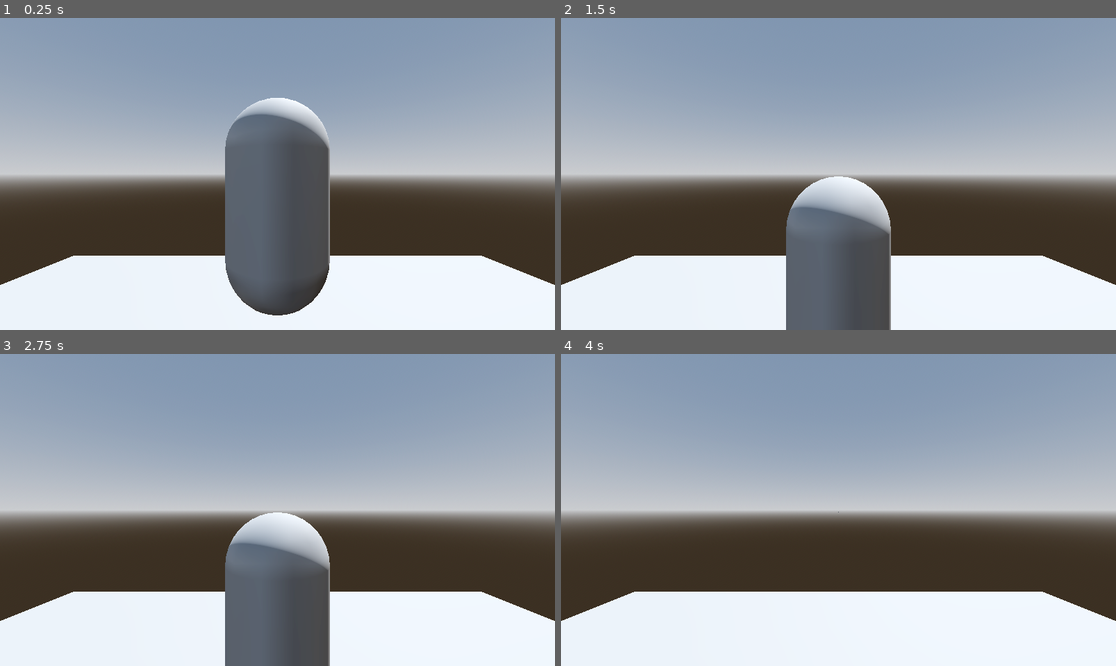
Above: before the commit, frames 1-4 (two rows, left to right).
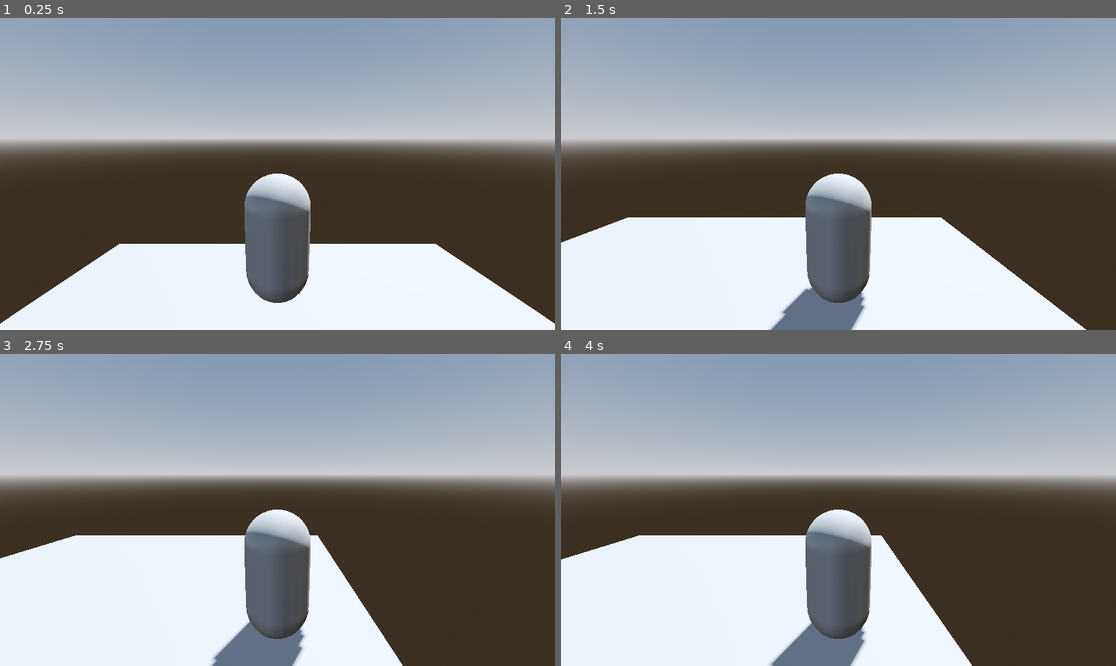
Above: after the commit, the same moments.

Repository: wad908/The-most-boring-3D-platformer-ever
Game: Godot game, scene res://Level.tscn
Same seed, same stepped clock (60 frames per second), same inputs: the game is played once before the commit and once after it. The project has no main scene, so this scene is started directly.
Inputs:
- Up to frame 1 (0.25 s): no input
- Up to frame 2 (1.5 s): hold D (move_right, bound only after the commit) 0.53-1.28 s; hold S (move_back, bound only after the commit) from 1.28 s (still down)
- Up to frame 3 (2.75 s): release S (move_back, bound only after the commit) at 2.03 s; hold D (move_right, bound only after the commit) from 2.03 s (still down)
- Up to frame 4 (4 s): release D (move_right, bound only after the commit) at 2.78 s; hold Up (ui_up) 2.78-3.53 s; tap Enter at 3.5 s; hold A (move_left, bound only after the commit) from 3.53 s (still down)

The runs differ from the first frame. In frame 1, 31% of the frame differs, in the area x 0-100%, y 25-98%; in frame 2, 38%; in frame 3, 43%; in frame 4, 45%, in the area x 0-100%, y 26-100%.

Commit message:
camera
Adding camera controls

Diff:
--- a/the-most-boring-3d-platformer-ever/Level.tscn
+++ b/the-most-boring-3d-platformer-ever/Level.tscn
@@ -30,9 +30,6 @@
 transform = Transform3D(-0.8660254, -0.43301278, 0.25, 0, 0.49999997, 0.86602545, -0.50000006, 0.75, -0.43301266, 0, 0, 0)
 shadow_enabled = true
 
-[node name="Camera3D" type="Camera3D" parent="." unique_id=221954801]
-transform = Transform3D(1, 0, 0, 0, 1, 0, 0, 0, 1, 0, 2, 0)
-
 [node name="MeshInstance3D" type="MeshInstance3D" parent="." unique_id=844489345]
 mesh = SubResource("PlaneMesh_qhyq2")
 
@@ -43,3 +40,5 @@
 
 [node name="Player" parent="." unique_id=529567164 instance=ExtResource("1_bexhn")]
 transform = Transform3D(1, 0, 0, 0, 1, 0, 0, 0, 1, 0, 2, -2)
+top_level = true
+linear_damp = 3.0
--- a/the-most-boring-3d-platformer-ever/player.gd
+++ b/the-most-boring-3d-platformer-ever/player.gd
@@ -3,10 +3,14 @@
 
 # Called when the node enters the scene tree for the first time.
 func _ready() -> void:
-	pass # Replace with function body.
-
+	Input. set_mouse_mode(Input. MOUSE_MODE_CAPTURED)
 
 # Called every frame. 'delta' is the elapsed time since the previous frame.
 func _process(delta: float) -> void:
-	var input = Input.get_action_strength("ui_up")
-	apply_central_impulse(input * Vector3.FORWARD * 1200.0 * delta)
+	var input := Vector3.ZERO
+	input.x = Input.get_axis("move_left", "move_right")
+	input.z = Input.get_axis("move_forward","move_back")
+
+	apply_central_force(input * 1200.0 * delta)
+	if Input. is_action_just_pressed("ui_cancel"):
+		Input. set_mouse_mode(Input. MOUSE_MODE_VISIBLE)
--- a/the-most-boring-3d-platformer-ever/player.tscn
+++ b/the-most-boring-3d-platformer-ever/player.tscn
@@ -16,3 +16,12 @@
 
 [node name="CollisionShape3D" type="CollisionShape3D" parent="." unique_id=1166869124]
 shape = SubResource("ConvexPolygonShape3D_i3pqv")
+
+[node name="TwistPivot" type="Node3D" parent="." unique_id=90396258]
+transform = Transform3D(1, 0, 0, 0, 1, 0, 0, 0, 1, 0, 1, 0)
+
+[node name="PitchPivot" type="Node3D" parent="TwistPivot" unique_id=229333519]
+transform = Transform3D(1, 0, 0, 0, 0.9848077, 0.17364818, 0, -0.17364818, 0.9848077, 0, 0, 0)
+
+[node name="Camera3D" type="Camera3D" parent="TwistPivot/PitchPivot" unique_id=1119763663]
+transform = Transform3D(1, 0, 0, 0, 1, 0, 0, 0, 1, 0, 0, 3)
--- a/the-most-boring-3d-platformer-ever/project.godot
+++ b/the-most-boring-3d-platformer-ever/project.godot
@@ -18,6 +18,29 @@
 
 window/size/mode=2
 
+[input]
+
+move_forward={
+"deadzone": 0.5,
+"events": [Object(InputEventKey,"resource_local_to_scene":false,"resource_name":"","device":-1,"window_id":0,"alt_pressed":false,"shift_pressed":false,"ctrl_pressed":false,"meta_pressed":false,"pressed":false,"keycode":0,"physical_keycode":87,"key_label":0,"unicode":119,"location":0,"echo":false,"script":null)
+]
+}
+move_left={
+"deadzone": 0.5,
+"events": [Object(InputEventKey,"resource_local_to_scene":false,"resource_name":"","device":-1,"window_id":0,"alt_pressed":false,"shift_pressed":false,"ctrl_pressed":false,"meta_pressed":false,"pressed":false,"keycode":0,"physical_keycode":65,"key_label":0,"unicode":97,"location":0,"echo":false,"script":null)
+]
+}
+move_right={
+"deadzone": 0.5,
+"events": [Object(InputEventKey,"resource_local_to_scene":false,"resource_name":"","device":-1,"window_id":0,"alt_pressed":false,"shift_pressed":false,"ctrl_pressed":false,"meta_pressed":false,"pressed":false,"keycode":0,"physical_keycode":68,"key_label":0,"unicode":100,"location":0,"echo":false,"script":null)
+]
+}
+move_back={
+"deadzone": 0.5,
+"events": [Object(InputEventKey,"resource_local_to_scene":false,"resource_name":"","device":-1,"window_id":0,"alt_pressed":false,"shift_pressed":false,"ctrl_pressed":false,"meta_pressed":false,"pressed":false,"keycode":0,"physical_keycode":83,"key_label":0,"unicode":115,"location":0,"echo":false,"script":null)
+]
+}
+
 [physics]
 
 3d/physics_engine="Jolt Physics"
